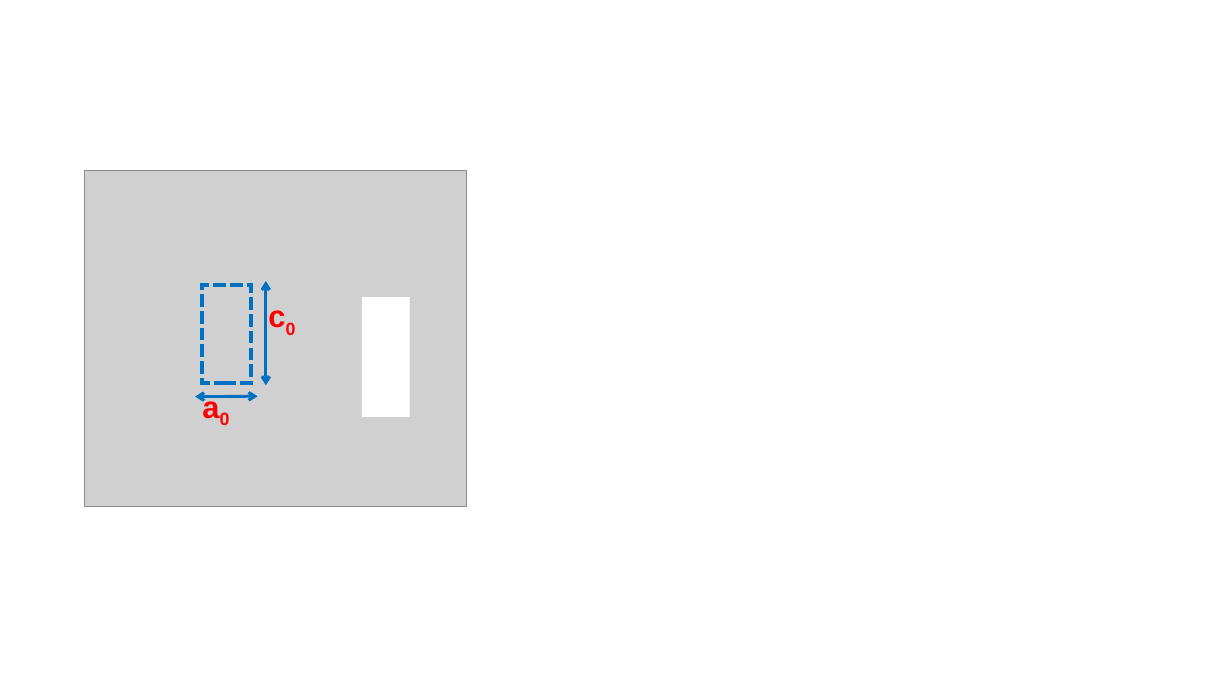
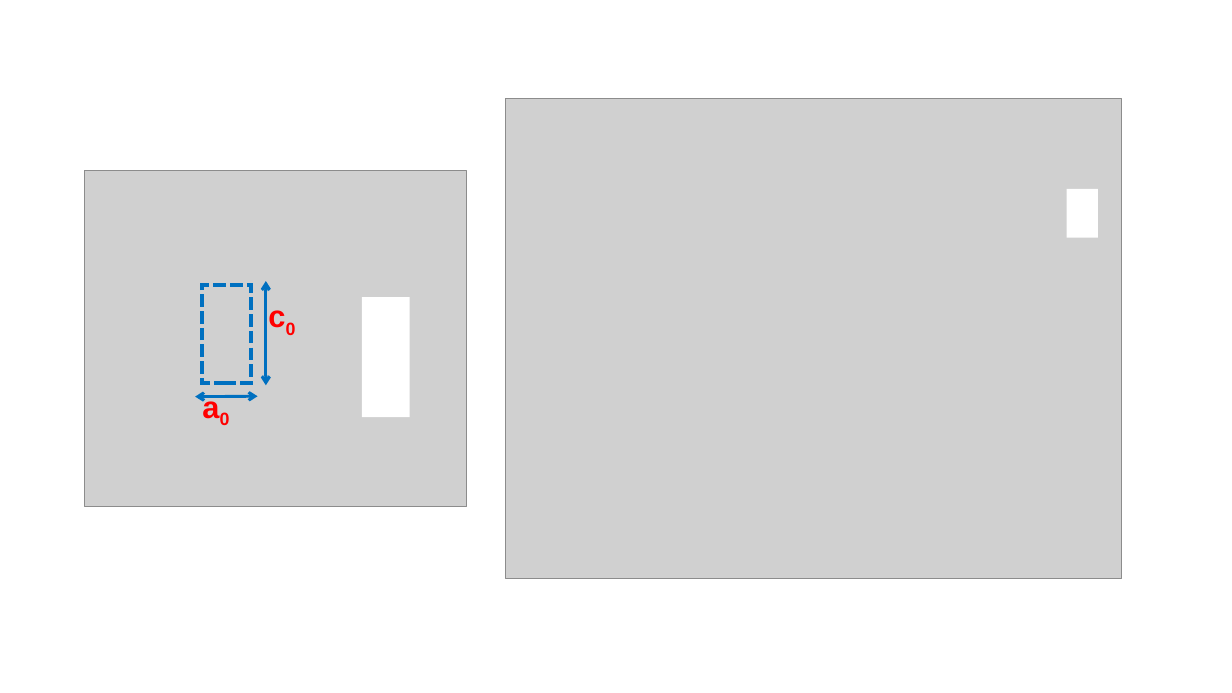
Before and after one commit to cr458/Thesis, a slide deck: slide 3 of Figures.pptx. Drawn at 1232x693 pixels with LibreOffice and Linux fonts; fonts in the diff are those of the drawing; grey boxes stand for pictures. Boxes give left, top, right and bottom in pixels: in the first picture for what was removed or moved away, otherwise in the second. Text is boxed around its words. In the diff, an @@ line names an element or a change of style, - is before the commit and + after.

```diff
--- a/Figures.pptx
+++ b/Figures.pptx
@@ picture added at [506, 99, 1122, 579] @@
@@ rectangle added at [1067, 189, 1099, 238], fill #FFFFFF @@
```
Also in this commit, not shown: 22 other files.
